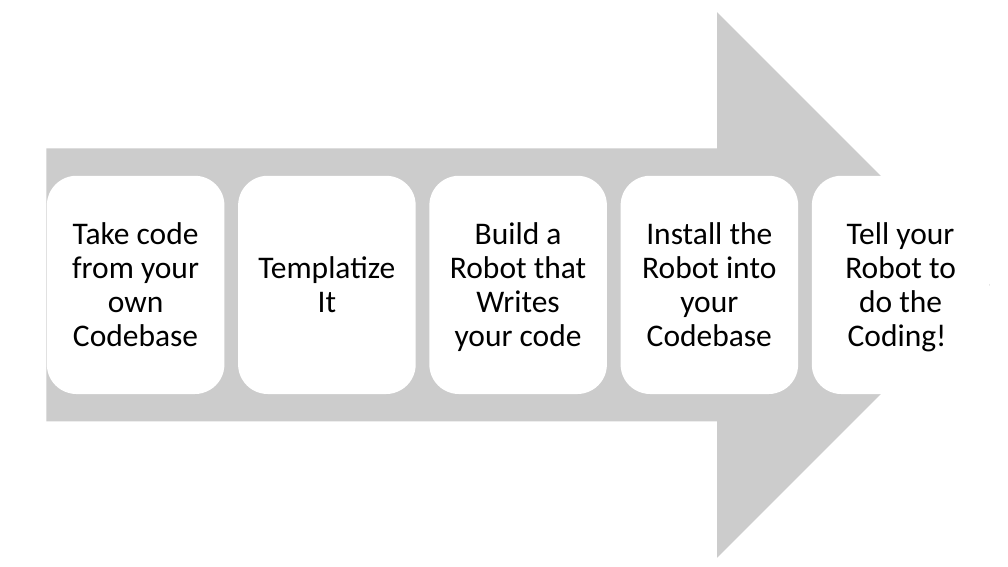
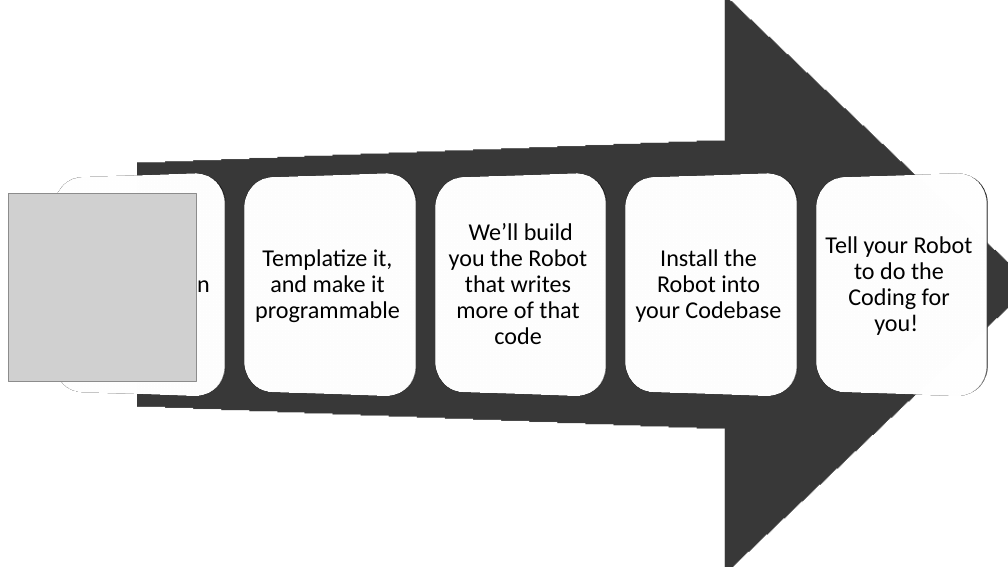
Before and after one commit to jezzsantos/automate, a slide deck: slide 2 of docs/Images/Images.pptx. Drawn at 1008x567 pixels with LibreOffice and Linux fonts; fonts in the diff are those of the drawing; grey boxes stand for pictures. Boxes give left, top, right and bottom in pixels: in the first picture for what was removed or moved away, otherwise in the second. Text is boxed around its words. In the diff, an @@ line names an element or a change of style, - is before the commit and + after.

```diff
--- a/docs/Images/Images.pptx
+++ b/docs/Images/Images.pptx
@@ right arrow at [46,12,990,558]: fill #CCCCCC to #000000; outline none to #FFFFFF 0.75 pt @@
@@ picture added at [8,194,197,382] @@
@@ text "Install the Robot into your ..." at [636,249,781,322]: size 30 to 23 pt; less space between paragraphs @@
@@ text at [449,223,587,344]: text changed; size 30 to 23 pt @@
-Build a Robot that Writes your code
+We’ll build you the Robot that writes more of that code
@@ text at [825,236,973,335]: text changed; size 30 to 23 pt @@
-Tell your Robot to do the Coding!
+Tell your Robot to do the Coding for you!
@@ text at [150,246,210,299]: text changed; size 30 to 23 pt @@
-Take code from your own Codebase
+Extract code from your own Codebase
@@ text at [255,249,400,322]: text changed; size 30 to 23 pt @@
-Templatize It
+Templatize it, and make it programmable
```
Also in this commit, not shown: 1 other slide changed, 3 other files.
